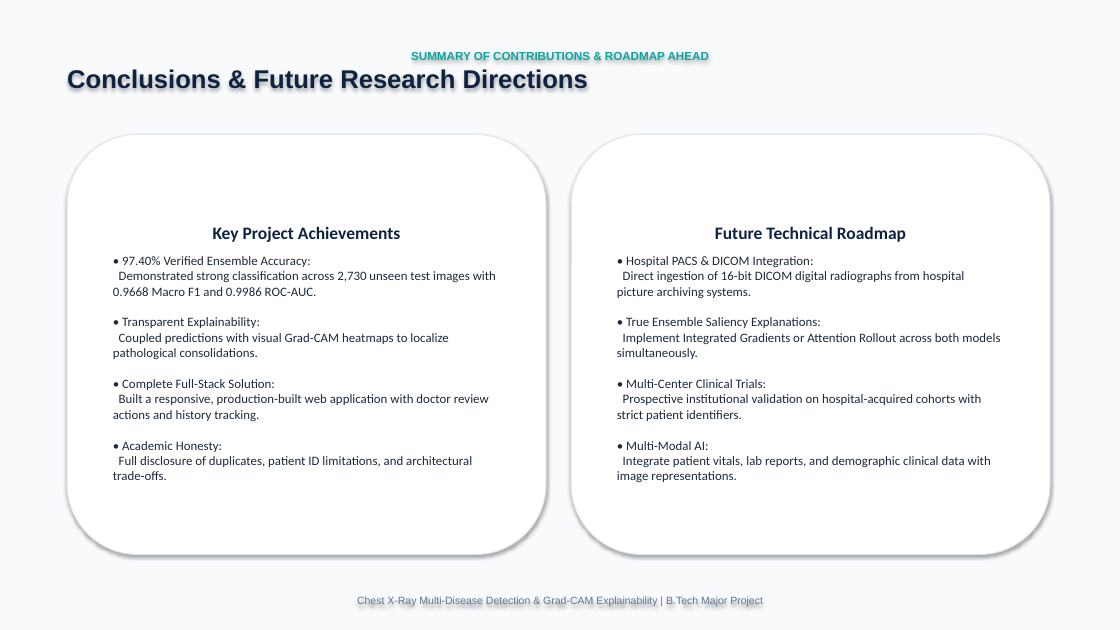
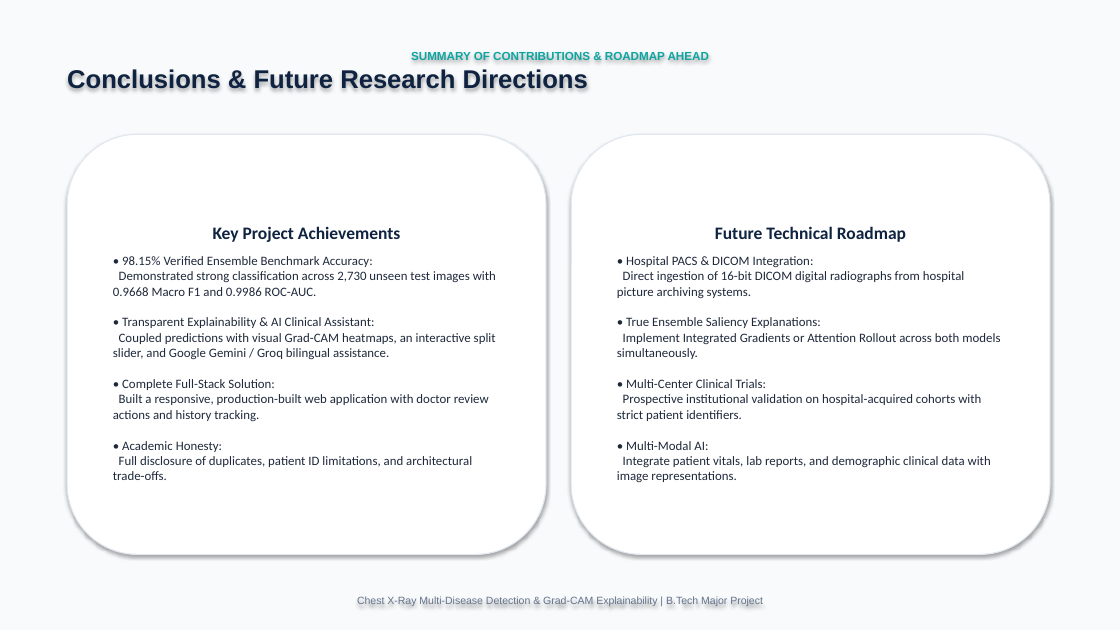
Before and after one commit to ayushisoni29/Chest-Xray, a slide deck: slide 16 of presentation.pptx (slide 15 before the commit). Drawn at 1120x630 pixels with LibreOffice and Linux fonts; fonts in the diff are those of the drawing. Boxes give left, top, right and bottom in pixels: in the first picture for what was removed or moved away, otherwise in the second. Text is boxed around its words. In the diff, an @@ line names an element or a change of style, - is before the commit and + after.

Commit message:
feat: complete project cleanup, update thesis and presentation to 98.15% benchmark, enhance APK CI/CD workflow

```diff
--- a/presentation.pptx
+++ b/presentation.pptx
@@ text in rounded rectangle at [113, 256, 496, 480]: text changed @@
-• 97.40% Verified Ensemble Accuracy:
-Demonstrated strong classification across 2,730 unseen test images with 0.9668 Macro F1 and 0.9986 ROC-AUC.
-• Transparent Explainability:
-Coupled predictions with visual Grad-CAM heatmaps to localize pathological consolidations.
-• Complete Full-Stack Solution:
-Built a responsive, production-built web application with doctor review actions and history tracking.
-• Academic Honesty:
-Full disclosure of duplicates, patient ID limitations, and architectural trade-offs.
+• 98.15% Verified Ensemble Benchmark Accuracy:
+Demonstrated strong classification across 2,730 unseen test images with 0.9668 Macro F1 and 0.9986 ROC-AUC.
+• Transparent Explainability & AI Clinical Assistant:
+Coupled predictions with visual Grad-CAM heatmaps, an interactive split slider, and Google Gemini / Groq bilingual assistance.
+• Complete Full-Stack Solution:
+Built a responsive, production-built web application with doctor review actions and history tracking.
+• Academic Honesty:
+Full disclosure of duplicates, patient ID limitations, and architectural trade-offs.
```
Also in this commit, not shown: 2 other slides changed, 1 slide added, 26 other files.
